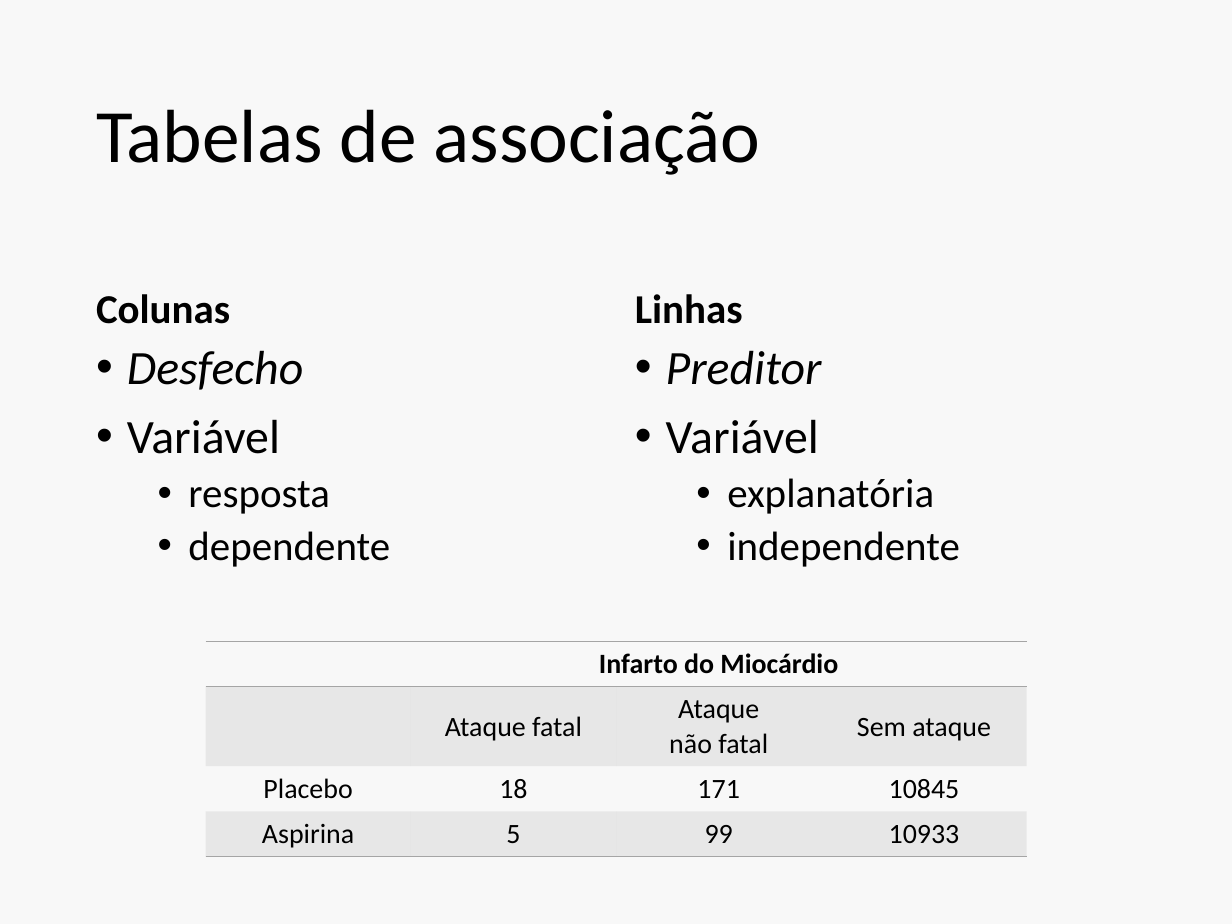
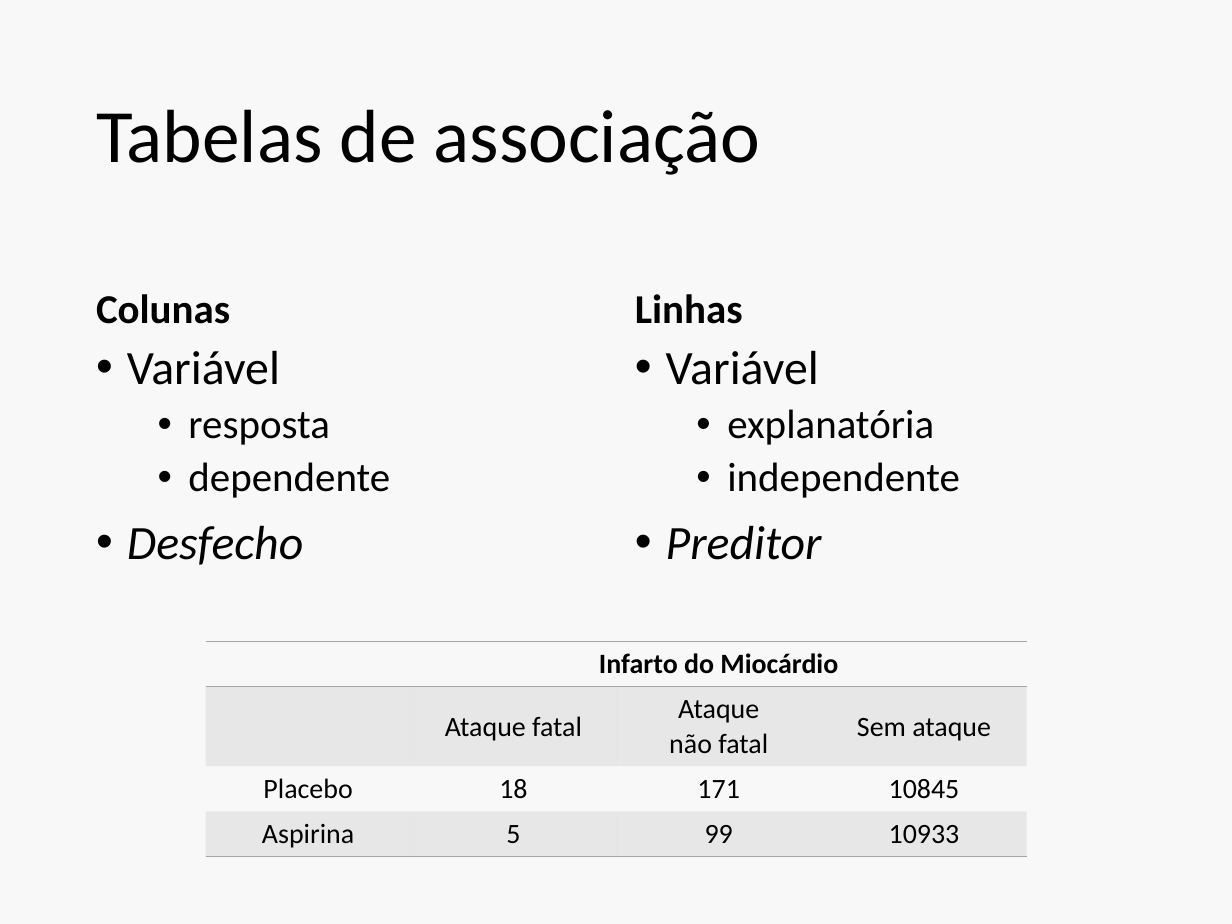
Before and after one commit to philsf/Metodologia_Cientifica, a slide deck: slide 30 of INTO/Aulas/MC-Topicos de Apresentacoes.pptx (slide 11 before the commit). Drawn at 1232x924 pixels with LibreOffice and Linux fonts; fonts in the diff are those of the drawing. Boxes give left, top, right and bottom in pixels: in the first picture for what was removed or moved away, otherwise in the second. Text is boxed around its words. In the diff, an @@ line names an element or a change of style, - is before the commit and + after.

```diff
--- a/INTO/Aulas/MC-Topicos de Apresentacoes.pptx
+++ b/INTO/Aulas/MC-Topicos de Apresentacoes.pptx
@@ text at [127,350,304,390]: paragraph removed @@
-• Desfecho
@@ text at [666,350,822,385]: paragraph removed @@
-• Preditor
@@ text at [127,525,304,565]: paragraph added @@
+• Desfecho
@@ text at [666,525,822,560]: paragraph added @@
+• Preditor
```
Also in this commit, not shown: 9 other slides changed, 16 slides added.
